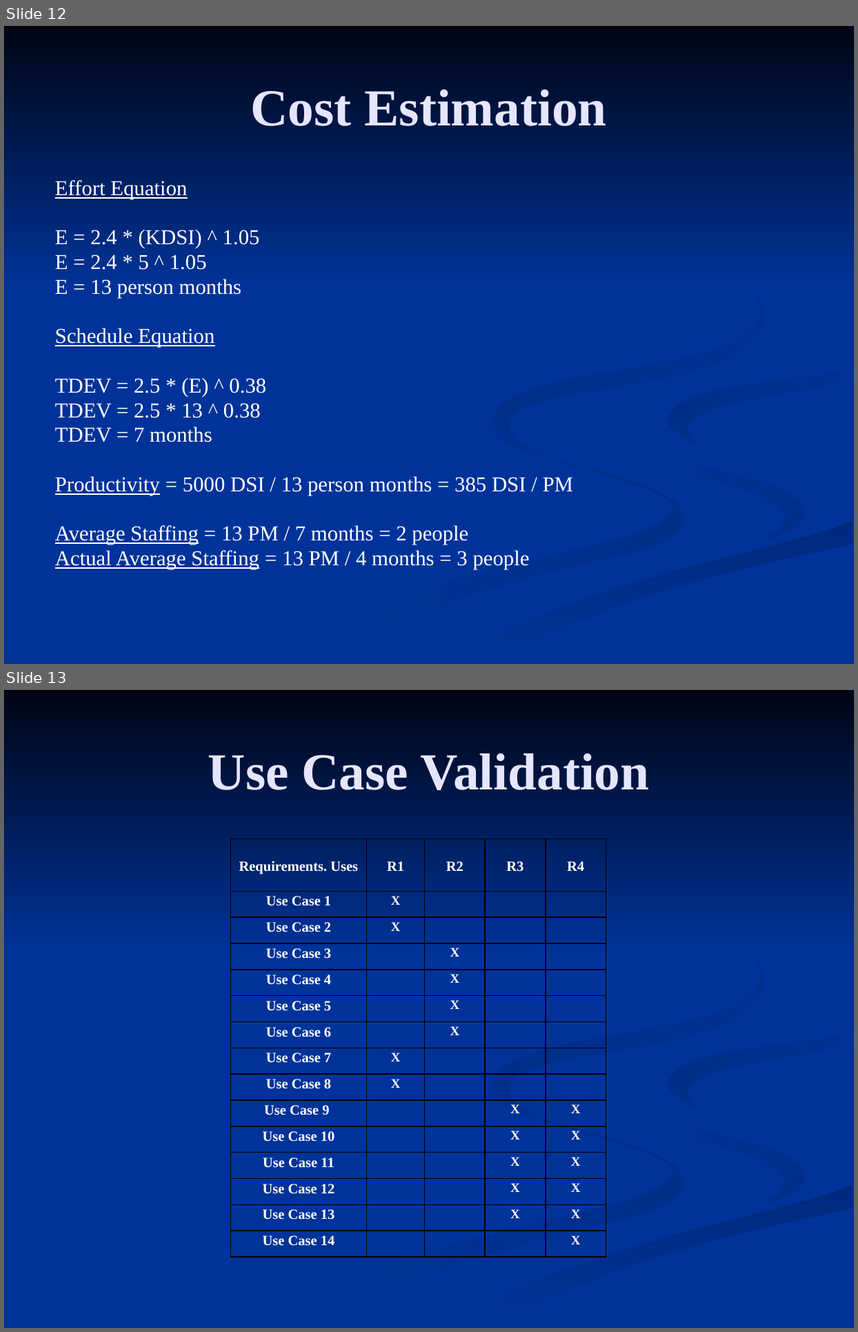
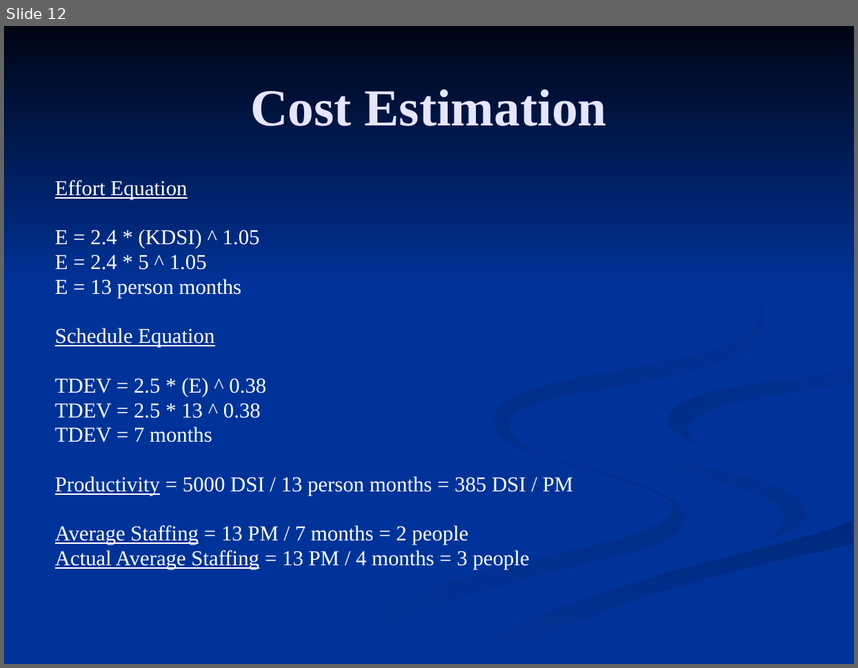
Before and after one commit to c0bra99/sports-score-tracker, a slide deck: Documents/Presentation 1.pptx. Shown one above the other, each under a label of ours: slides 12 and 13 before the commit, slide 12 after it. The pictures are 858x1332 and 858x668 pixels, drawn with LibreOffice and Linux fonts; fonts in the diff are those of the drawing. Boxes give left, top, right and bottom in pixels: in the first picture for what was removed or moved away, otherwise in the second. Text is boxed around its words. In the diff, an @@ line names an element or a change of style, - is before the commit and + after.

```diff
--- a/Documents/Presentation 1.pptx
+++ b/Documents/Presentation 1.pptx
@@ slide 13 removed at (x1=4, y1=690, x2=854, y2=1328), background #003399; not listed: 7 template elements that a slide beside it also shows @@
@@ title removed at (x1=208, y1=753, x2=650, y2=790) @@
-Use Case Validation
@@ table removed at (x1=231, y1=839, x2=606, y2=1257), 15 rows, 5 columns @@
-Requirements. Uses | R1 | R2 | R3 | R4
-Use Case 1 | X |  |  | 
-Use Case 2 | X |  |  | 
-Use Case 3 |  | X |  | 
-Use Case 4 |  | X |  | 
-Use Case 5 |  | X |  | 
-Use Case 6 |  | X |  | 
-Use Case 7 | X |  |  | 
-Use Case 8 | X |  |  | 
-Use Case 9 |  |  | X | X
-Use Case 10 |  |  | X | X
-Use Case 11 |  |  | X | X
-Use Case 12 |  |  | X | X
-Use Case 13 |  |  | X | X
-Use Case 14 |  |  |  | X
```
Also in this commit, not shown: 1 slide changed, 3 slides added, 1 other file.
